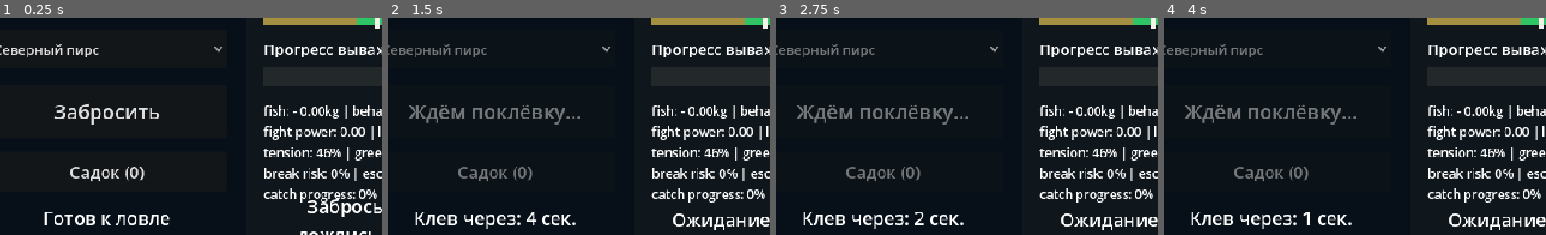
Above: before the commit, frames 1-4 (left to right).
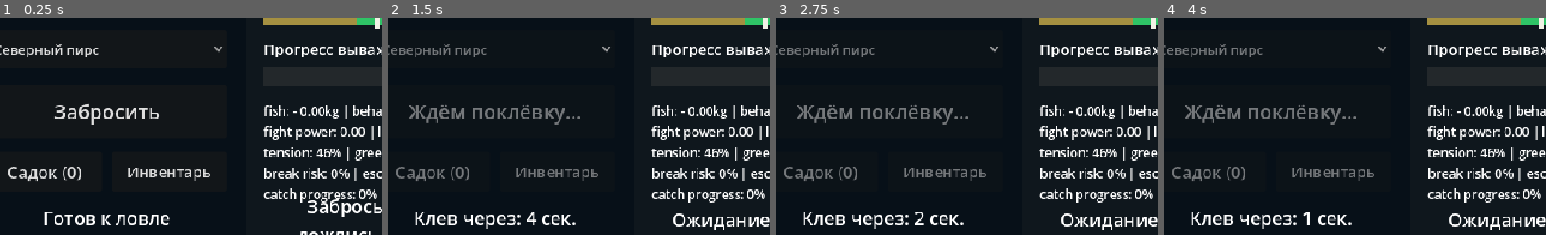
Above: after the commit, the same moments.

Repository: GaggerStudioIL/TumanLake
Game: Godot game, scene res://scenes/main/Main.tscn
Same seed, same stepped clock (60 frames per second), same inputs: the game is played once before the commit and once after it.
Inputs:
- Up to frame 1 (0.25 s): no input
- Up to frame 2 (1.5 s): click "Забросить" at 0.5 s; tap Enter at 1.25 s
- Up to frame 3 (2.75 s): tap Space at 2 s
- Up to frame 4 (4 s): tap Enter at 3.5 s
The pictures show only the part of the screen within x 3-53%, y 30-80%; the shares and areas given below are measured in that part.

The runs differ from the first frame. In frame 1, 1.5% of the frame differs, in the area x 2-55%, y 68-76%; in frame 2, 1.4%; in frame 3, 1.4%; in frame 4, 1.4%.

Commit message:
Add tackle inventory panel

Diff:
--- a/scenes/main/Main.tscn
+++ b/scenes/main/Main.tscn
@@ -65,6 +65,12 @@
 offset_bottom = 8.0
 text = "Садок"
 
+[node name="InventoryButton" type="Button" parent="."]
+layout_mode = 0
+offset_right = 8.0
+offset_bottom = 8.0
+text = "Инвентарь"
+
 [node name="TimerLabel" type="Label" parent="." unique_id=1124974755]
 layout_mode = 0
 offset_right = 40.0
@@ -209,3 +215,100 @@
 offset_right = 220.0
 offset_bottom = 52.0
 text = "Закрыть"
+
+[node name="InventoryPanel" type="ColorRect" parent="."]
+visible = false
+z_index = 25
+layout_mode = 0
+offset_right = 760.0
+offset_bottom = 460.0
+color = Color(0.0352941, 0.0509804, 0.0627451, 0.98)
+
+[node name="InventoryTitleLabel" type="Label" parent="InventoryPanel"]
+layout_mode = 0
+offset_right = 720.0
+offset_bottom = 34.0
+theme_override_font_sizes/font_size = 26
+text = "Инвентарь"
+horizontal_alignment = 1
+
+[node name="CategoryAllButton" type="Button" parent="InventoryPanel"]
+layout_mode = 0
+offset_right = 80.0
+offset_bottom = 34.0
+text = "Всё"
+
+[node name="CategoryRodsButton" type="Button" parent="InventoryPanel"]
+layout_mode = 0
+offset_right = 80.0
+offset_bottom = 34.0
+text = "Удилища"
+
+[node name="CategoryLinesButton" type="Button" parent="InventoryPanel"]
+layout_mode = 0
+offset_right = 80.0
+offset_bottom = 34.0
+text = "Лески"
+
+[node name="CategoryFloatsButton" type="Button" parent="InventoryPanel"]
+layout_mode = 0
+offset_right = 80.0
+offset_bottom = 34.0
+text = "Поплавки"
+
+[node name="CategoryHooksButton" type="Button" parent="InventoryPanel"]
+layout_mode = 0
+offset_right = 80.0
+offset_bottom = 34.0
+text = "Крючки"
+
+[node name="CategoryBaitsButton" type="Button" parent="InventoryPanel"]
+layout_mode = 0
+offset_right = 80.0
+offset_bottom = 34.0
+text = "Наживки"
+
+[node name="CategoryFishButton" type="Button" parent="InventoryPanel"]
+layout_mode = 0
+offset_right = 80.0
+offset_bottom = 34.0
+text = "Рыба / Садок"
+
+[node name="CategoryMiscButton" type="Button" parent="InventoryPanel"]
+layout_mode = 0
+offset_right = 80.0
+offset_bottom = 34.0
+text = "Разное"
+
+[node name="InventoryItemList" type="ItemList" parent="InventoryPanel"]
+layout_mode = 0
+offset_right = 300.0
+offset_bottom = 260.0
+
+[node name="InventoryDetailsLabel" type="Label" parent="InventoryPanel"]
+layout_mode = 0
+offset_right = 360.0
+offset_bottom = 170.0
+theme_override_font_sizes/font_size = 16
+text = "Выбери предмет."
+autowrap_mode = 3
+
+[node name="InventoryTackleLabel" type="Label" parent="InventoryPanel"]
+layout_mode = 0
+offset_right = 360.0
+offset_bottom = 170.0
+theme_override_font_sizes/font_size = 15
+text = "Текущая снасть:"
+autowrap_mode = 3
+
+[node name="InventoryEquipButton" type="Button" parent="InventoryPanel"]
+layout_mode = 0
+offset_right = 170.0
+offset_bottom = 48.0
+text = "Экипировать"
+
+[node name="InventoryCloseButton" type="Button" parent="InventoryPanel"]
+layout_mode = 0
+offset_right = 170.0
+offset_bottom = 48.0
+text = "Закрыть"
--- a/scripts/data/PlayerData.gd
+++ b/scripts/data/PlayerData.gd
@@ -7,6 +7,7 @@
 var current_spot: String = "north_pier"
 var unlocked_spots: Array = ["north_pier"]
 var upgrades: Array = []
+var owned_items: Array = get_default_owned_items()
 var current_tackle: Dictionary = {
 	"rod": {
 		"id": "simple_pole_rod_4m",
@@ -126,6 +127,74 @@
 		}
 	}
 
+func get_default_owned_items() -> Array:
+	return [
+		{
+			"id": "simple_pole_rod_4m",
+			"name": "Простая маховая удочка 4 м",
+			"category": "rod",
+			"quantity": 1,
+			"description": "Стартовое удилище для маховой поплавочной ловли.",
+			"stats": {
+				"control_bonus": 0.08,
+				"durability": 1.0,
+				"max_fish_weight": 4.0
+			}
+		},
+		{
+			"id": "mono_1_2kg",
+			"name": "Моно 1.2 кг",
+			"category": "line",
+			"quantity": 1,
+			"description": "Тонкая монофильная леска для небольшой рыбы.",
+			"stats": {
+				"strength": 1.2,
+				"break_resistance": 0.92,
+				"visibility_penalty": 0.08
+			}
+		},
+		{
+			"id": "light_float",
+			"name": "Лёгкий поплавок",
+			"category": "float",
+			"quantity": 1,
+			"description": "Чувствительный поплавок для спокойной воды.",
+			"stats": {
+				"bite_detection_bonus": 0.12,
+				"stability": 0.10
+			}
+		},
+		{
+			"id": "small_hook_12",
+			"name": "Малый крючок №12",
+			"category": "hook",
+			"quantity": 1,
+			"description": "Малый крючок для плотвы, краснопёрки и карася.",
+			"stats": {
+				"hook_size": 12,
+				"hook_success_bonus": 0.08,
+				"fish_escape_modifier": 0.92
+			}
+		},
+		{
+			"id": "worm",
+			"name": "Червь",
+			"category": "bait",
+			"quantity": 30,
+			"description": "Универсальная наживка. Хорошо работает по плотве, окуню и карасю.",
+			"stats": {
+				"bait_type": "worm",
+				"fish_attraction": 0.14,
+				"fish_attraction_by_id": {
+					"roach": 0.28,
+					"perch": 0.22,
+					"crucian": 0.24
+				},
+				"allowed_rarities": ["common", "uncommon", "rare"]
+			}
+		}
+	]
+
 func set_current_tackle(saved_tackle: Dictionary) -> void:
 	var default_tackle := get_default_tackle()
 	current_tackle = default_tackle.duplicate(true)
@@ -141,6 +210,107 @@
 		var merged_component: Dictionary = current_tackle[slot].duplicate(true)
 		merged_component.merge(saved_component, true)
 		current_tackle[slot] = merged_component
+
+func set_owned_items(saved_items: Array) -> void:
+	if saved_items.is_empty():
+		owned_items = get_default_owned_items()
+		return
+
+	owned_items = []
+
+	for item in saved_items:
+		if typeof(item) != TYPE_DICTIONARY:
+			continue
+
+		var raw_stats = item.get("stats", {})
+		var stats: Dictionary = {}
+		if typeof(raw_stats) == TYPE_DICTIONARY:
+			stats = raw_stats.duplicate(true)
+
+		var normalized_item: Dictionary = {
+			"id": str(item.get("id", "")),
+			"name": str(item.get("name", "-")),
+			"category": str(item.get("category", "misc")),
+			"quantity": max(int(item.get("quantity", 1)), 0),
+			"description": str(item.get("description", "")),
+			"stats": stats
+		}
+
+		if normalized_item["id"] == "":
+			continue
+
+		owned_items.append(normalized_item)
+
+	if owned_items.is_empty():
+		owned_items = get_default_owned_items()
+
+func get_owned_items_for_category(category_filter: String) -> Array:
+	if category_filter == "all":
+		return owned_items
+
+	var items: Array = []
+
+	for item in owned_items:
+		if str(item.get("category", "misc")) == category_filter:
+			items.append(item)
+
+	return items
+
+func can_equip_item(item: Dictionary) -> bool:
+	return ["rod", "line", "float", "hook", "bait"].has(str(item.get("category", ""))) and int(item.get("quantity", 0)) > 0
+
+func equip_item(item_id: String) -> bool:
+	var item := get_owned_item(item_id)
+
+	if item.is_empty() or not can_equip_item(item):
+		return false
+
+	var category := str(item["category"])
+	var component: Dictionary = item.get("stats", {}).duplicate(true)
+	component["id"] = item["id"]
+	component["name"] = item["name"]
+
+	if category == "bait":
+		component["quantity"] = int(item.get("quantity", 0))
+
+	current_tackle[category] = component
+	return true
+
+func get_owned_item(item_id: String) -> Dictionary:
+	for item in owned_items:
+		if str(item.get("id", "")) == item_id:
+			return item
+
+	return {}
+
+func get_current_bait_quantity() -> int:
+	var bait_id := str(current_tackle.get("bait", {}).get("id", ""))
+
+	for item in owned_items:
+		if str(item.get("id", "")) == bait_id:
+			return int(item.get("quantity", 0))
+
+	return 0
+
+func has_current_bait() -> bool:
+	return get_current_bait_quantity() > 0
+
+func consume_current_bait(amount: int = 1) -> bool:
+	var bait_id := str(current_tackle.get("bait", {}).get("id", ""))
+
+	for item in owned_items:
+		if str(item.get("id", "")) != bait_id:
+			continue
+
+		var quantity: int = int(item.get("quantity", 0))
+		if quantity < amount:
+			return false
+
+		item["quantity"] = quantity - amount
+		current_tackle["bait"]["quantity"] = item["quantity"]
+		return true
+
+	return false
 
 func get_tackle_stats() -> Dictionary:
 	var rod: Dictionary = current_tackle.get("rod", {})
@@ -168,10 +338,11 @@
 	}
 
 func get_tackle_text() -> String:
-	return "Текущая снасть:\nУдочка: %s\nЛеска: %s\nПоплавок: %s\nКрючок: %s\nНаживка: %s" % [
+	return "Текущая снасть:\nУдочка: %s\nЛеска: %s\nПоплавок: %s\nКрючок: %s\nНаживка: %s x%d" % [
 		current_tackle.get("rod", {}).get("name", "-"),
 		current_tackle.get("line", {}).get("name", "-"),
 		current_tackle.get("float", {}).get("name", "-"),
 		current_tackle.get("hook", {}).get("name", "-"),
-		current_tackle.get("bait", {}).get("name", "-")
+		current_tackle.get("bait", {}).get("name", "-"),
+		get_current_bait_quantity()
 	]
--- a/scripts/managers/SaveManager.gd
+++ b/scripts/managers/SaveManager.gd
@@ -12,6 +12,7 @@
 		"current_spot": PlayerData.current_spot,
 		"unlocked_spots": PlayerData.unlocked_spots,
 		"upgrades": PlayerData.upgrades,
+		"owned_items": PlayerData.owned_items,
 		"current_tackle": PlayerData.current_tackle,
 		"inventory": InventoryManager.inventory,
 		"max_items": InventoryManager.max_items
@@ -61,6 +62,7 @@
 	PlayerData.current_spot = str(save_data.get("current_spot", "north_pier"))
 	PlayerData.unlocked_spots = save_data.get("unlocked_spots", ["north_pier"])
 	PlayerData.upgrades = save_data.get("upgrades", [])
+	PlayerData.set_owned_items(save_data.get("owned_items", []))
 	PlayerData.set_current_tackle(save_data.get("current_tackle", {}))
 
 	InventoryManager.inventory = save_data.get("inventory", [])
--- a/scripts/ui/Main.gd
+++ b/scripts/ui/Main.gd
@@ -8,6 +8,7 @@
 @onready var spot_option_button: OptionButton = $SpotOptionButton
 @onready var fish_button: Button = $FishButton
 @onready var basket_button: Button = $BasketButton
+@onready var inventory_button: Button = $InventoryButton
 @onready var timer_label: Label = $TimerLabel
 @onready var tackle_label: Label = $TackleLabel
 @onready var result_label: Label = $ResultLabel
@@ -29,6 +30,21 @@
 @onready var basket_contents_label: Label = $BasketPanel/BasketContentsLabel
 @onready var basket_sell_all_button: Button = $BasketPanel/BasketSellAllButton
 @onready var basket_close_button: Button = $BasketPanel/BasketCloseButton
+@onready var inventory_panel: ColorRect = $InventoryPanel
+@onready var inventory_title_label: Label = $InventoryPanel/InventoryTitleLabel
+@onready var category_all_button: Button = $InventoryPanel/CategoryAllButton
+@onready var category_rods_button: Button = $InventoryPanel/CategoryRodsButton
+@onready var category_lines_button: Button = $InventoryPanel/CategoryLinesButton
+@onready var category_floats_button: Button = $InventoryPanel/CategoryFloatsButton
+@onready var category_hooks_button: Button = $InventoryPanel/CategoryHooksButton
+@onready var category_baits_button: Button = $InventoryPanel/CategoryBaitsButton
+@onready var category_fish_button: Button = $InventoryPanel/CategoryFishButton
+@onready var category_misc_button: Button = $InventoryPanel/CategoryMiscButton
+@onready var inventory_item_list: ItemList = $InventoryPanel/InventoryItemList
+@onready var inventory_details_label: Label = $InventoryPanel/InventoryDetailsLabel
+@onready var inventory_tackle_label: Label = $InventoryPanel/InventoryTackleLabel
+@onready var inventory_equip_button: Button = $InventoryPanel/InventoryEquipButton
+@onready var inventory_close_button: Button = $InventoryPanel/InventoryCloseButton
 
 enum FishingUiState {
 	IDLE,
@@ -39,6 +55,9 @@
 }
 
 var _fishing_ui_state: int = FishingUiState.IDLE
+var _inventory_category: String = "all"
+var _visible_inventory_items: Array = []
+var _selected_inventory_item_id: String = ""
 
 var _last_reeling_state := {
 	"fish_name": "-",
@@ -96,11 +115,13 @@
 		spot_option_button,
 		fish_button,
 		basket_button,
+		inventory_button,
 		timer_label,
 		tackle_label,
 		result_label,
 		reeling_panel,
-		basket_panel
+		basket_panel,
+		inventory_panel
 	]:
 		node.set_anchors_preset(Control.PRESET_TOP_LEFT)
 
@@ -116,7 +137,21 @@
 		basket_title_label,
 		basket_contents_label,
 		basket_sell_all_button,
-		basket_close_button
+		basket_close_button,
+		inventory_title_label,
+		category_all_button,
+		category_rods_button,
+		category_lines_button,
+		category_floats_button,
+		category_hooks_button,
+		category_baits_button,
+		category_fish_button,
+		category_misc_button,
+		inventory_item_list,
+		inventory_details_label,
+		inventory_tackle_label,
+		inventory_equip_button,
+		inventory_close_button
 	]:
 		node.set_anchors_preset(Control.PRESET_TOP_LEFT)
 
@@ -150,8 +185,13 @@
 
 	basket_button.text = "Садок"
 	basket_button.position = Vector2(margin, 332)
-	basket_button.size = Vector2(left_width, 48)
+	basket_button.size = Vector2((left_width - 12.0) * 0.5, 48)
 	basket_button.add_theme_font_size_override("font_size", 20)
+
+	inventory_button.text = "Инвентарь"
+	inventory_button.position = Vector2(margin + (left_width + 12.0) * 0.5, 332)
+	inventory_button.size = Vector2((left_width - 12.0) * 0.5, 48)
+	inventory_button.add_theme_font_size_override("font_size", 18)
 
 	timer_label.position = Vector2(margin, 396)
 	timer_label.size = Vector2(left_width, 34)
@@ -245,8 +285,87 @@
 	basket_close_button.position = Vector2(basket_padding + (basket_inner_width + 16.0) * 0.5, basket_height - 62)
 	basket_close_button.size = Vector2((basket_inner_width - 16.0) * 0.5, 46)
 
+	var inventory_width: float = min(screen_size.x - margin * 2.0, 820.0)
+	var inventory_height: float = min(content_height + 16.0, 470.0)
+	var inventory_x: float = (screen_size.x - inventory_width) * 0.5
+	var inventory_y: float = (screen_size.y - inventory_height) * 0.5
+	var inventory_padding := 18.0
+	var category_gap := 6.0
+	var category_columns := 4
+	var category_button_width: float = (inventory_width - inventory_padding * 2.0 - category_gap * float(category_columns - 1)) / float(category_columns)
+	var list_width: float = inventory_width * 0.42
+	var right_panel_x: float = inventory_padding + list_width + 18.0
+	var right_panel_width: float = inventory_width - right_panel_x - inventory_padding
+	var inventory_body_y := 142.0
+	var inventory_action_y: float = inventory_height - 62.0
+	var inventory_body_height: float = max(inventory_action_y - inventory_body_y - 16.0, 96.0)
+	var details_height: float = min(132.0, max(inventory_body_height * 0.45, 70.0))
+
+	inventory_panel.position = Vector2(inventory_x, inventory_y)
+	inventory_panel.size = Vector2(inventory_width, inventory_height)
+	inventory_panel.z_index = 25
+
+	inventory_title_label.position = Vector2(inventory_padding, 12)
+	inventory_title_label.size = Vector2(inventory_width - inventory_padding * 2.0, 32)
+	inventory_title_label.horizontal_alignment = HORIZONTAL_ALIGNMENT_CENTER
+	inventory_title_label.add_theme_font_size_override("font_size", 26)
+
+	var category_buttons: Array = [
+		category_all_button,
+		category_rods_button,
+		category_lines_button,
+		category_floats_button,
+		category_hooks_button,
+		category_baits_button,
+		category_fish_button,
+		category_misc_button
+	]
+	var category_texts: Array = [
+		"Все",
+		"Удилища",
+		"Лески",
+		"Поплавки",
+		"Крючки",
+		"Наживки",
+		"Рыба / Садок",
+		"Разное"
+	]
+
+	for i in category_buttons.size():
+		var category_button: Button = category_buttons[i]
+		var category_column: int = i % category_columns
+		var category_row: int = int(i / category_columns)
+		category_button.text = category_texts[i]
+		category_button.position = Vector2(
+			inventory_padding + category_column * (category_button_width + category_gap),
+			56 + category_row * 40
+		)
+		category_button.size = Vector2(category_button_width, 34)
+		category_button.add_theme_font_size_override("font_size", 13)
+
+	inventory_item_list.position = Vector2(inventory_padding, inventory_body_y)
+	inventory_item_list.size = Vector2(list_width, inventory_body_height)
+
+	inventory_details_label.position = Vector2(right_panel_x, inventory_body_y)
+	inventory_details_label.size = Vector2(right_panel_width, details_height)
+	inventory_details_label.autowrap_mode = TextServer.AUTOWRAP_WORD_SMART
+	inventory_details_label.add_theme_font_size_override("font_size", 16)
+
+	var inventory_tackle_y: float = inventory_body_y + details_height + 14.0
+	inventory_tackle_label.position = Vector2(right_panel_x, inventory_tackle_y)
+	inventory_tackle_label.size = Vector2(right_panel_width, max(inventory_action_y - inventory_tackle_y - 12.0, 0.0))
+	inventory_tackle_label.autowrap_mode = TextServer.AUTOWRAP_WORD_SMART
+	inventory_tackle_label.add_theme_font_size_override("font_size", 15)
+
+	inventory_equip_button.position = Vector2(right_panel_x, inventory_action_y)
+	inventory_equip_button.size = Vector2((right_panel_width - 16.0) * 0.5, 46)
+
+	inventory_close_button.position = Vector2(right_panel_x + (right_panel_width + 16.0) * 0.5, inventory_action_y)
+	inventory_close_button.size = Vector2((right_panel_width - 16.0) * 0.5, 46)
+
 	_update_reeling_ui(_last_reeling_state)
 	_update_basket_ui()
+	_update_inventory_ui()
 
 func _setup_spots() -> void:
 	spot_option_button.clear()
@@ -272,6 +391,18 @@
 	basket_button.pressed.connect(_on_basket_button_pressed)
 	basket_sell_all_button.pressed.connect(_on_sell_all_button_pressed)
 	basket_close_button.pressed.connect(_on_basket_close_button_pressed)
+	inventory_button.pressed.connect(_on_inventory_button_pressed)
+	inventory_close_button.pressed.connect(_on_inventory_close_button_pressed)
+	inventory_equip_button.pressed.connect(_on_inventory_equip_button_pressed)
+	inventory_item_list.item_selected.connect(_on_inventory_item_selected)
+	category_all_button.pressed.connect(_set_inventory_category.bind("all"))
+	category_rods_button.pressed.connect(_set_inventory_category.bind("rod"))
+	category_lines_button.pressed.connect(_set_inventory_category.bind("line"))
+	category_floats_button.pressed.connect(_set_inventory_category.bind("float"))
+	category_hooks_button.pressed.connect(_set_inventory_category.bind("hook"))
+	category_baits_button.pressed.connect(_set_inventory_category.bind("bait"))
+	category_fish_button.pressed.connect(_set_inventory_category.bind("fish"))
+	category_misc_button.pressed.connect(_set_inventory_category.bind("misc"))
 
 	FishingManager.fishing_started.connect(_on_fishing_started)
 	FishingManager.fishing_tick.connect(_on_fishing_tick)
@@ -295,6 +426,10 @@
 	fish_button.disabled = _fishing_ui_state == FishingUiState.WAITING
 	spot_option_button.disabled = locked_for_result_or_fishing
 	basket_button.disabled = _fishing_ui_state == FishingUiState.WAITING or _fishing_ui_state == FishingUiState.FIGHTING
+	inventory_button.disabled = _fishing_ui_state == FishingUiState.WAITING or _fishing_ui_state == FishingUiState.FIGHTING
+
+	if inventory_button.disabled:
+		inventory_panel.visible = false
 
 	match _fishing_ui_state:
 		FishingUiState.WAITING:
@@ -313,6 +448,150 @@
 	basket_button.text = "Садок (%d)" % fish_count
 	basket_contents_label.text = InventoryManager.get_inventory_text()
 	basket_sell_all_button.disabled = fish_count == 0 or _fishing_ui_state == FishingUiState.WAITING or _fishing_ui_state == FishingUiState.FIGHTING
+
+func _update_inventory_ui() -> void:
+	_visible_inventory_items = _get_visible_inventory_items()
+	inventory_title_label.text = "Инвентарь - %s" % _get_inventory_category_title(_inventory_category)
+	inventory_tackle_label.text = PlayerData.get_tackle_text()
+	inventory_item_list.clear()
+
+	var selected_index := -1
+	for i in _visible_inventory_items.size():
+		var item: Dictionary = _visible_inventory_items[i]
+		inventory_item_list.add_item(_get_inventory_item_display_text(item))
+
+		if str(item.get("id", "")) == _selected_inventory_item_id:
+			selected_index = i
+
+	if selected_index >= 0:
+		inventory_item_list.select(selected_index)
+	else:
+		_selected_inventory_item_id = ""
+
+	var selected_item := _get_selected_inventory_item()
+	if selected_item.is_empty():
+		if _visible_inventory_items.is_empty():
+			inventory_details_label.text = "В этой категории пока пусто."
+		else:
+			inventory_details_label.text = "Выбери предмет."
+	else:
+		inventory_details_label.text = _get_inventory_item_details_text(selected_item)
+
+	var can_equip := not selected_item.is_empty() and PlayerData.can_equip_item(selected_item)
+	inventory_equip_button.disabled = not can_equip or _fishing_ui_state != FishingUiState.IDLE
+	inventory_equip_button.visible = true
+
+func _get_visible_inventory_items() -> Array:
+	var items: Array = []
+
+	if _inventory_category == "all":
+		items.append_array(PlayerData.owned_items)
+	elif _inventory_category != "fish":
+		items.append_array(PlayerData.get_owned_items_for_category(_inventory_category))
+
+	if _inventory_category == "all" or _inventory_category == "fish":
+		for i in InventoryManager.inventory.size():
+			var fish: Dictionary = InventoryManager.inventory[i]
+			items.append({
+				"id": "basket_fish_%d" % i,
+				"name": str(fish.get("name", "-")),
+				"category": "fish",
+				"quantity": 1,
+				"description": "Рыба в садке.",
+				"stats": {
+					"weight": float(fish.get("weight", 0.0)),
+					"price": int(fish.get("price", 0)),
+					"rarity": str(fish.get("rarity", "-"))
+				}
+			})
+
+	return items
+
+func _get_selected_inventory_item() -> Dictionary:
+	for item in _visible_inventory_items:
+		if str(item.get("id", "")) == _selected_inventory_item_id:
+			return item
+
+	return {}
+
+func _get_inventory_item_display_text(item: Dictionary) -> String:
+	var category := str(item.get("category", "misc"))
+	var name := str(item.get("name", "-"))
+	var quantity := int(item.get("quantity", 1))
+
+	if category == "fish":
+		var stats: Dictionary = item.get("stats", {})
+		return "%s %.2f кг" % [name, float(stats.get("weight", 0.0))]
+
+	if quantity > 1:
+		return "%s x%d" % [name, quantity]
+
+	return name
+
+func _get_inventory_item_details_text(item: Dictionary) -> String:
+	var category := str(item.get("category", "misc"))
+	var name := str(item.get("name", "-"))
+	var quantity := int(item.get("quantity", 1))
+	var description := str(item.get("description", ""))
+	var stats: Dictionary = item.get("stats", {})
+
+	if category == "fish":
+		return "%s\nКатегория: Рыба / Садок\nВес: %.2f кг\nЦена: %d мон.\nРедкость: %s" % [
+			name,
+			float(stats.get("weight", 0.0)),
+			int(stats.get("price", 0)),
+			str(stats.get("rarity", "-"))
+		]
+
+	var details := "%s\nКатегория: %s\nКоличество: %d" % [
+		name,
+		_get_inventory_category_title(category),
+		quantity
+	]
+
+	if description != "":
+		details += "\n%s" % description
+
+	var stats_text := _get_inventory_stats_text(stats)
+	if stats_text != "":
+		details += "\n\n%s" % stats_text
+
+	return details
+
+func _get_inventory_stats_text(stats: Dictionary) -> String:
+	var stats_text := ""
+
+	for key in stats.keys():
+		var value = stats[key]
+
+		if typeof(value) == TYPE_DICTIONARY or typeof(value) == TYPE_ARRAY:
+			continue
+
+		if stats_text != "":
+			stats_text += "\n"
+
+		stats_text += "%s: %s" % [str(key), str(value)]
+
+	return stats_text
+
+func _get_inventory_category_title(category: String) -> String:
+	match category:
+		"all":
+			return "Все"
+		"rod":
+			return "Удилища"
+		"line":
+			return "Лески"
+		"float":
+			return "Поплавки"
+		"hook":
+			return "Крючки"
+		"bait":
+			return "Наживки"
+		"fish":
+			return "Рыба / Садок"
+		_:
+			return "Разное"
 
 func _reset_reeling_ui() -> void:
 	_last_reeling_state = {
@@ -441,6 +720,16 @@
 	var selected_index := spot_option_button.selected
 	PlayerData.current_spot = spot_option_button.get_item_metadata(selected_index)
 
+	if not PlayerData.consume_current_bait(1):
+		result_label.text = "Нет наживки."
+		timer_label.text = "Готов к забросу"
+		_update_ui()
+		return
+
+	basket_panel.visible = false
+	inventory_panel.visible = false
+	SaveManager.save_game()
+
 	_fishing_ui_state = FishingUiState.WAITING
 	result_label.text = "Туман сгущается. Ждем клев..."
 	FishingManager.start_fishing(PlayerData.current_spot)
@@ -465,11 +754,49 @@
 	_update_ui()
 
 func _on_basket_button_pressed() -> void:
+	inventory_panel.visible = false
 	basket_panel.visible = true
 	_update_basket_ui()
 
 func _on_basket_close_button_pressed() -> void:
 	basket_panel.visible = false
+
+func _on_inventory_button_pressed() -> void:
+	basket_panel.visible = false
+	inventory_panel.visible = true
+	_update_inventory_ui()
+
+func _on_inventory_close_button_pressed() -> void:
+	inventory_panel.visible = false
+
+func _set_inventory_category(category: String) -> void:
+	_inventory_category = category
+	_selected_inventory_item_id = ""
+	_update_inventory_ui()
+
+func _on_inventory_item_selected(index: int) -> void:
+	if index < 0 or index >= _visible_inventory_items.size():
+		_selected_inventory_item_id = ""
+	else:
+		_selected_inventory_item_id = str(_visible_inventory_items[index].get("id", ""))
+
+	_update_inventory_ui()
+
+func _on_inventory_equip_button_pressed() -> void:
+	var selected_item := _get_selected_inventory_item()
+
+	if selected_item.is_empty() or not PlayerData.can_equip_item(selected_item):
+		result_label.text = "Этот предмет нельзя экипировать."
+		_update_inventory_ui()
+		return
+
+	if PlayerData.equip_item(str(selected_item.get("id", ""))):
+		result_label.text = "Экипировано: %s" % str(selected_item.get("name", "-"))
+		SaveManager.save_game()
+	else:
+		result_label.text = "Не удалось экипировать предмет."
+
+	_update_ui()
 
 func _return_to_idle_after_result() -> void:
 	_fishing_ui_state = FishingUiState.IDLE
